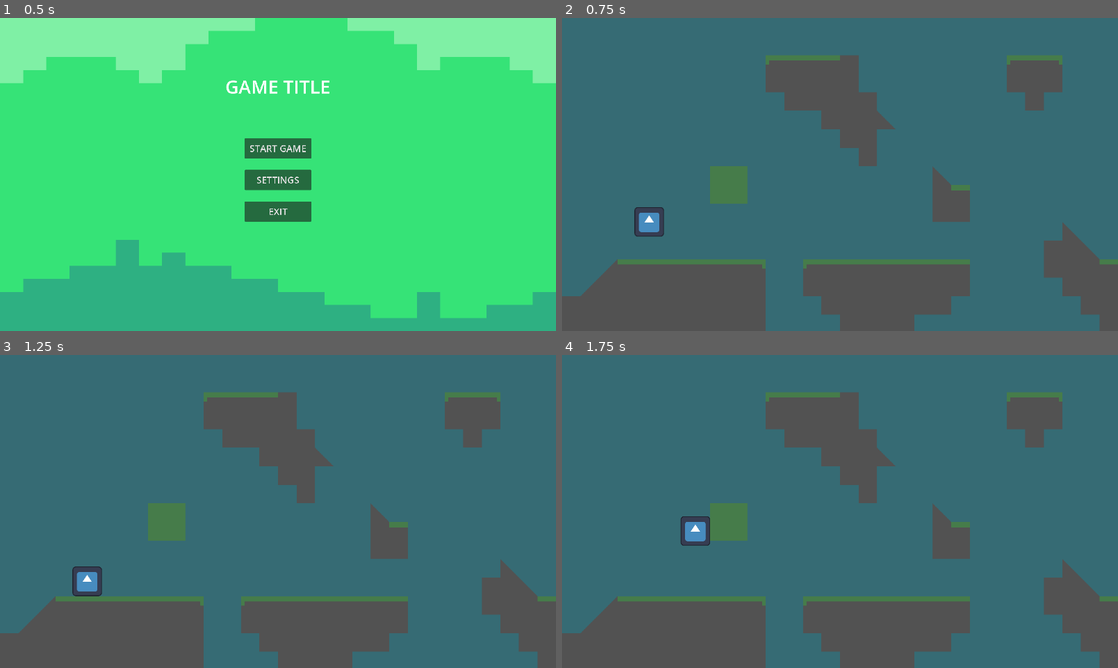
Above: before the commit, frames 1-4 (two rows, left to right).
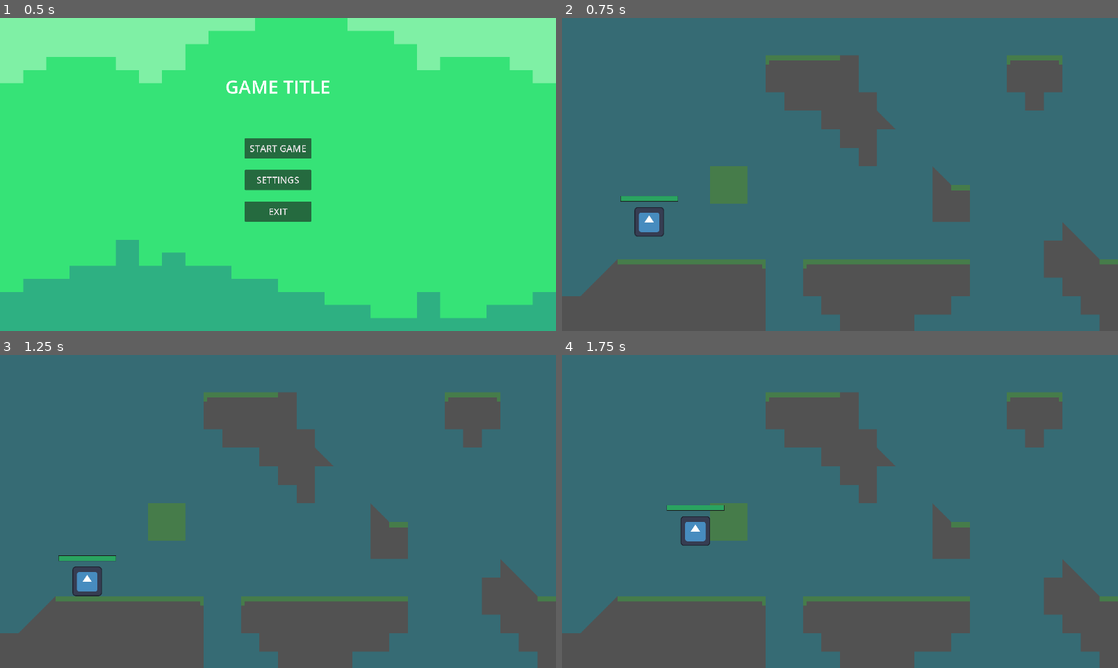
Above: after the commit, the same moments.

Repository: RealityGalaxy/Varis
Game: Godot game, scene res://scenes/main_menu.tscn
Same seed, same stepped clock (60 frames per second), same inputs: the game is played once before the commit and once after it. The engine's default icon, where the game draws it, is replaced by a stand-in: a white triangle on a blue panel in a dark square.
Inputs:
- Up to frame 1 (0.5 s): no input
- Up to frame 2 (0.75 s): click "START GAME" at 0.5 s
- Up to frame 3 (1.25 s): no input
- Up to frame 4 (1.75 s): tap Enter at 1.25 s; hold Right (right) from 1.28 s (still down); tap Up (up) at 1.52 s

Frame 1 is identical in both runs. In frame 2, 0.2% of the frame differs, in the area x 10-21%, y 56-59%; in frame 3, 0.2%; in frame 4, 0.2%, in the area x 18-30%, y 48-50%.

Commit message:
Vl 35 healthbar (#16)
* No clue tbh

Changed connections

* VL-35. Updated healtbar and fix

Added tween(k) for animation for damage bar. Fixed damage bar (signals). Removed B keybind for damage testing.

Enjoy

Diff:
--- a/Varis/scenes/char.tscn
+++ b/Varis/scenes/char.tscn
@@ -1,7 +1,8 @@
-[gd_scene load_steps=4 format=3 uid="uid://cubitxapsm3h1"]
+[gd_scene load_steps=5 format=3 uid="uid://cubitxapsm3h1"]
 
 [ext_resource type="Texture2D" uid="uid://c380wvdmmtcf2" path="res://icon.svg" id="2_fjpeu"]
 [ext_resource type="Script" path="res://scripts/Character.gd" id="2_iyq3v"]
+[ext_resource type="PackedScene" uid="uid://17oana8owvic" path="res://scenes/healthbar.tscn" id="2_vik5t"]
 
 [sub_resource type="RectangleShape2D" id="RectangleShape2D_uou4y"]
 size = Vector2(127, 128)
@@ -9,6 +10,12 @@
 [node name="CharacterBody2D" type="CharacterBody2D"]
 script = ExtResource("2_iyq3v")
 
+[node name="Healthbar" parent="." instance=ExtResource("2_vik5t")]
+offset_left = -122.0
+offset_top = -110.0
+offset_right = 123.0
+offset_bottom = -89.0
+
 [node name="Sprite2D" type="Sprite2D" parent="."]
 texture = ExtResource("2_fjpeu")
 
--- /dev/null
+++ b/Varis/scenes/healthbar.tscn
@@ -0,0 +1,47 @@
+[gd_scene load_steps=6 format=3 uid="uid://17oana8owvic"]
+
+[ext_resource type="Script" path="res://scripts/healthbar.gd" id="1_1vlpt"]
+
+[sub_resource type="StyleBoxEmpty" id="StyleBoxEmpty_vpocq"]
+
+[sub_resource type="StyleBoxFlat" id="StyleBoxFlat_padyt"]
+bg_color = Color(0.164706, 0.643137, 0.376471, 1)
+
+[sub_resource type="StyleBoxFlat" id="StyleBoxFlat_jnm3p"]
+bg_color = Color(0.105882, 0.105882, 0.105882, 1)
+expand_margin_left = 2.0
+expand_margin_top = 2.0
+expand_margin_right = 2.0
+expand_margin_bottom = 2.0
+
+[sub_resource type="StyleBoxFlat" id="StyleBoxFlat_t6imc"]
+bg_color = Color(0.858824, 0.858824, 0.858824, 1)
+
+[node name="Healthbar" type="ProgressBar"]
+z_index = 1
+offset_right = 325.0
+offset_bottom = 66.0
+theme_override_styles/background = SubResource("StyleBoxEmpty_vpocq")
+theme_override_styles/fill = SubResource("StyleBoxFlat_padyt")
+value = 69.0
+show_percentage = false
+script = ExtResource("1_1vlpt")
+
+[node name="Timer" type="Timer" parent="."]
+wait_time = 0.4
+one_shot = true
+
+[node name="Damagebar" type="ProgressBar" parent="."]
+z_index = -1
+layout_mode = 1
+anchors_preset = 15
+anchor_right = 1.0
+anchor_bottom = 1.0
+grow_horizontal = 2
+grow_vertical = 2
+theme_override_styles/background = SubResource("StyleBoxFlat_jnm3p")
+theme_override_styles/fill = SubResource("StyleBoxFlat_t6imc")
+value = 85.0
+show_percentage = false
+
+[connection signal="timeout" from="Timer" to="." method="_on_timer_timeout"]
--- a/Varis/scripts/Character.gd
+++ b/Varis/scripts/Character.gd
@@ -7,9 +7,14 @@
 var gravity = 2000
 var vel: Vector2 = Vector2.ZERO
 var stats : StatsManager
+@onready var healthbar = $Healthbar
 
 func _ready():
 	stats = StatsManager.new()
+	healthbar._init_healthbar(stats.current_health, stats.max_health)
+	stats.health_changed.connect(healthbar._set_health)
+	stats.max_health_changed.connect(healthbar._set_max_health)
+
 
 func get_input():
 	vel.x = 0
@@ -17,7 +22,6 @@
 		vel.x += speed
 	if Input.is_action_pressed("left"):
 		vel.x -= speed
-
 
 func _physics_process(delta):
 	get_input()
--- a/Varis/scripts/StatsManager.gd
+++ b/Varis/scripts/StatsManager.gd
@@ -1,5 +1,8 @@
 extends Resource
 class_name StatsManager
+
+signal health_changed(new_health)
+signal max_health_changed(new_max_health)
 
 var max_health : int = 100
 var current_health : int = 100
@@ -13,9 +16,9 @@
 	var actual_damage = damage * (2 - damage_reduction)
 	if actual_damage > 0:
 		current_health -= actual_damage
+		emit_signal("health_changed", current_health)
 		if current_health < 0:
 			current_health = 0
-
 
 func increase_damage(amount):
 	damage_multiplier += amount
@@ -29,5 +32,10 @@
 func increase_cooldown(amount):
 	cooldown_reduction += amount
 
-func increase_health(amount):
+func increase_max_health(amount):
 	max_health += amount
+	emit_signal("max_health_changed", max_health)
+
+func heal(amount):
+	current_health = clamp(current_health + amount, 0, max_health)
+	emit_signal("health_changed", current_health)
--- /dev/null
+++ b/Varis/scripts/healthbar.gd
@@ -0,0 +1,37 @@
+extends ProgressBar
+
+@onready var timer = $Timer
+@onready var damage_bar = $Damagebar
+
+var health = 0
+
+func _init_healthbar(_health, _max_health):
+	health = _health
+	max_value = _max_health
+	value = health
+	damage_bar.max_value = _max_health
+	damage_bar.value = health
+
+func _set_health(new_health):
+	var prev_health = health
+	print("New health: ", new_health)
+	health = new_health
+	value = health
+
+	if health <= 0: # Dies, healthbar uneccessary (might as well remove this and remove char)
+		queue_free()
+
+	# If damaged
+	if health < prev_health:
+		timer.start()
+	# Heals or anything else
+	else:
+		damage_bar.value = health
+
+func _set_max_health(new_max_health):
+	max_value = new_max_health
+	damage_bar.max_value = new_max_health
+
+func _on_timer_timeout(): # Updates damage bar to match health bar
+	var tween = create_tween()
+	tween.tween_property(damage_bar, "value", health, 0.15) # Topping the tweenks :3
Not shown, added: Varis/scenes/heaA7FF.tmp
